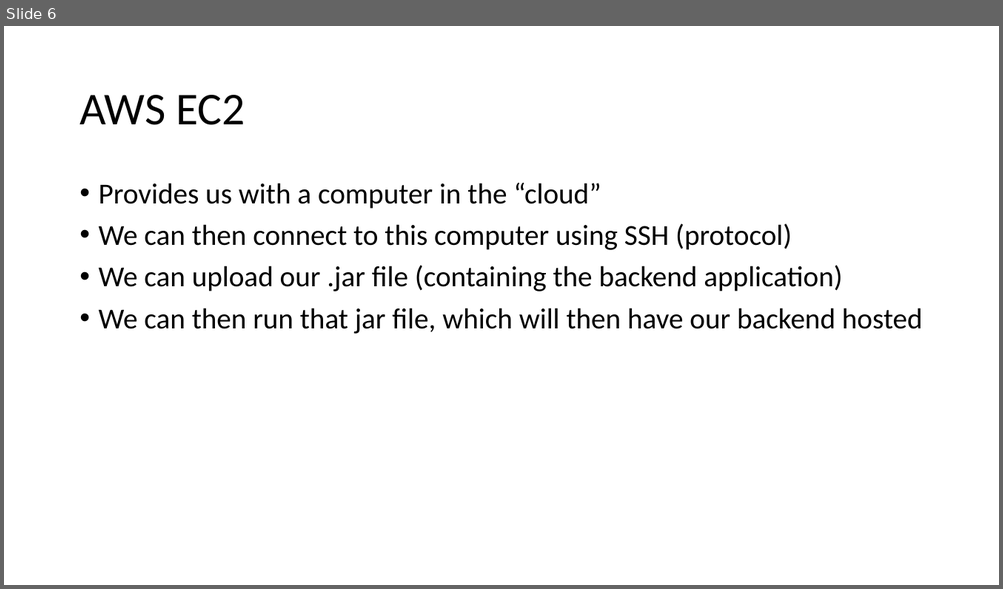
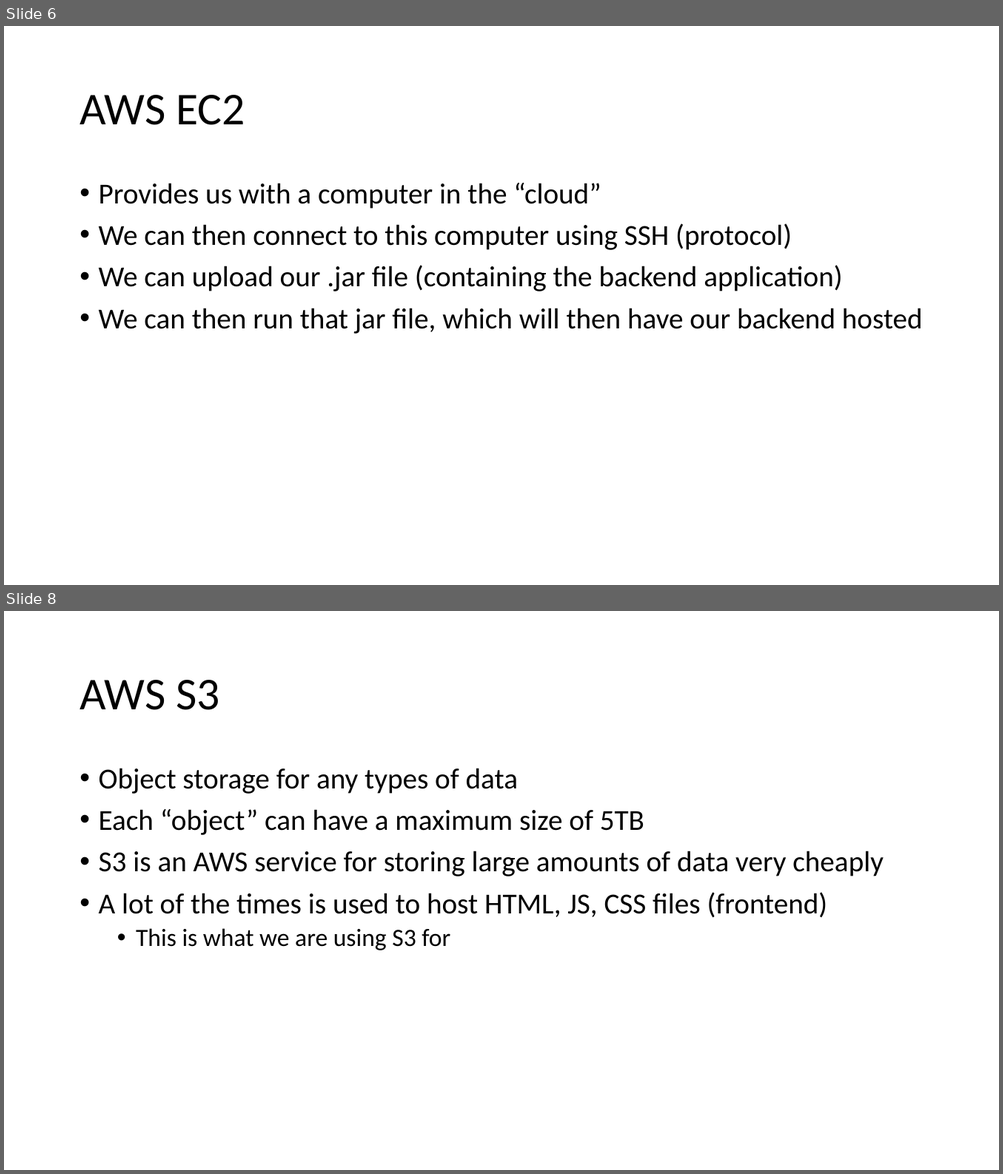
Before and after one commit to 211018jwa/training, a slide deck: week-5/day-1/aws-intro.pptx. Shown one above the other, each under a label of ours: slide 6 before the commit, slides 6 and 8 after it; the slides between them are not shown. The pictures are 1003x589 and 1003x1174 pixels, drawn with LibreOffice and Linux fonts; fonts in the diff are those of the drawing. Boxes give left, top, right and bottom in pixels: in the first picture for what was removed or moved away, otherwise in the second. Text is boxed around its words. In the diff, an @@ line names an element or a change of style, - is before the commit and + after.

```diff
--- a/week-5/day-1/aws-intro.pptx
+++ b/week-5/day-1/aws-intro.pptx
@@ slide 8 added at (x1=4, y1=611, x2=999, y2=1170), background #FFFFFF @@
@@ title added at (x1=79, y1=680, x2=219, y2=710), 44 pt, text #000000 @@
+AWS S3
@@ text added at (x1=99, y1=768, x2=883, y2=951), 28 pt, text #000000 @@
+• Object storage for any types of data
+• Each “object” can have a maximum size of 5TB
+• S3 is an AWS service for storing large amounts of data very cheaply
+• A lot of the times is used to host HTML, JS, CSS files (frontend)
+  • This is what we are using S3 for
```
Also in this commit, not shown: 2 other slides added, 6 other files.
